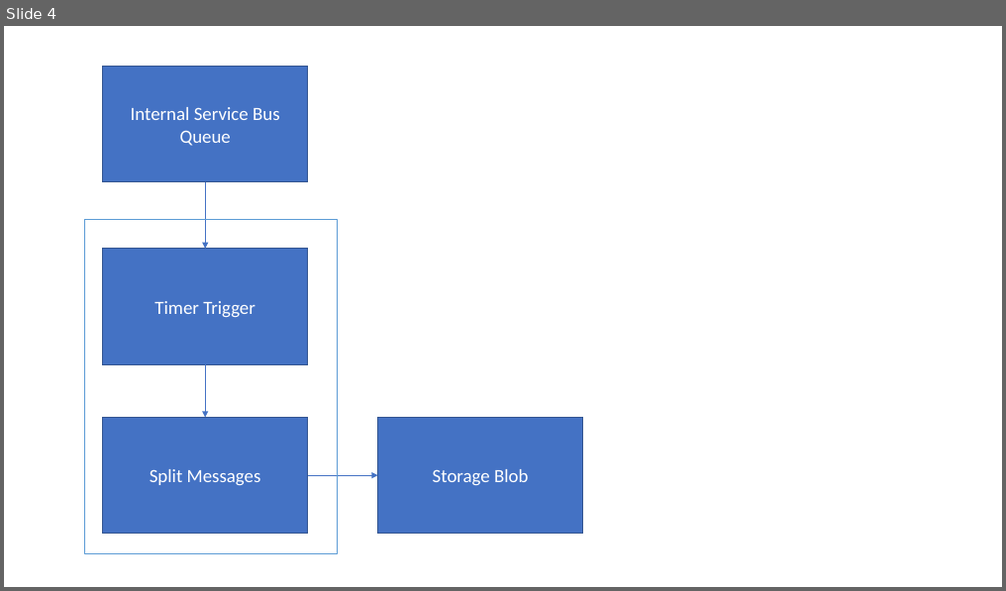
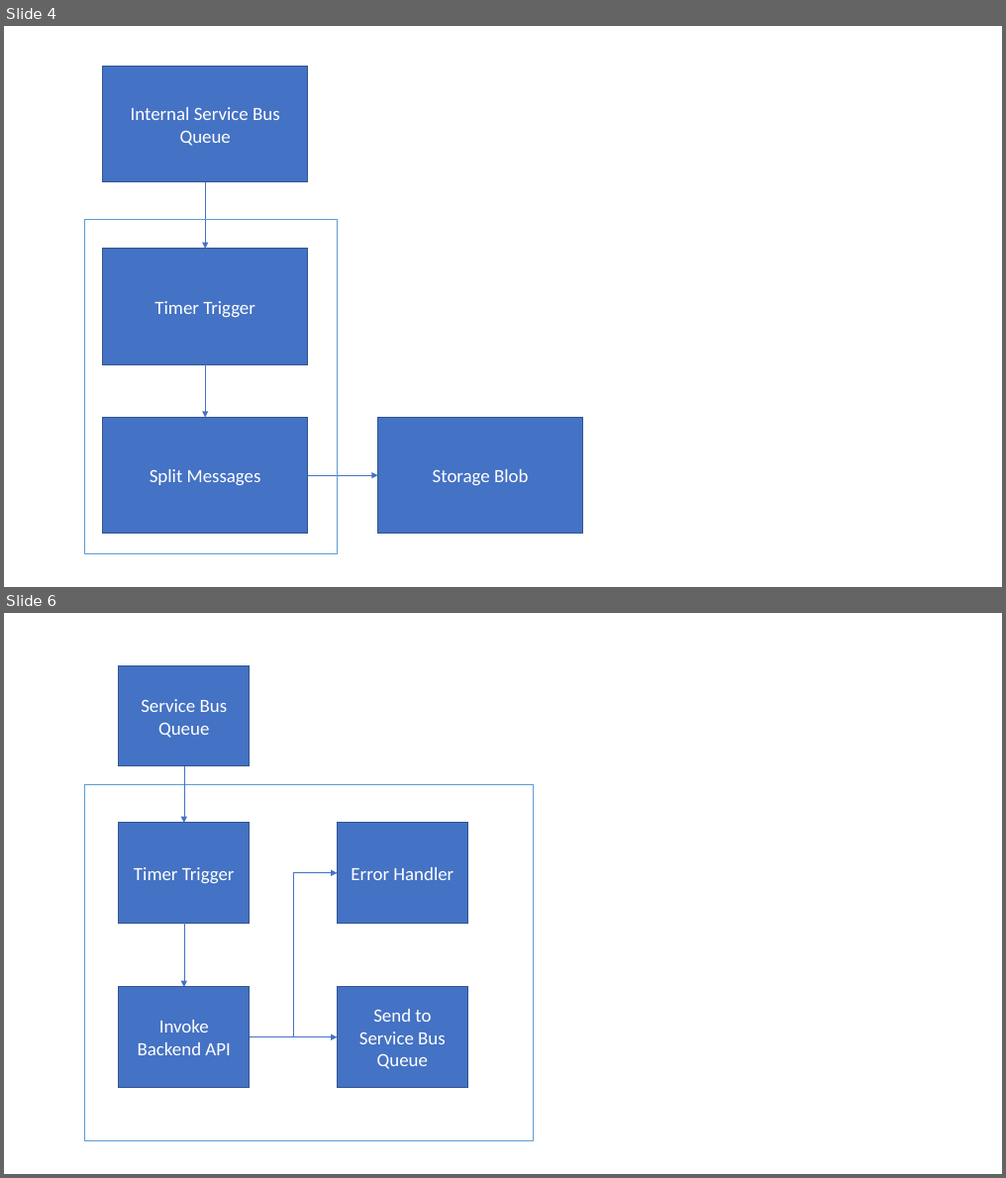
Before and after one commit to michael-chi/azure-eai, a slide deck: doc/contoso-receiver-adapter.pptx. Shown one above the other, each under a label of ours: slide 4 before the commit, slides 4 and 6 after it; the slides between them are not shown. The pictures are 1006x591 and 1006x1178 pixels, drawn with LibreOffice and Linux fonts; fonts in the diff are those of the drawing. Boxes give left, top, right and bottom in pixels: in the first picture for what was removed or moved away, otherwise in the second. Text is boxed around its words. In the diff, an @@ line names an element or a change of style, - is before the commit and + after.

```diff
--- a/doc/contoso-receiver-adapter.pptx
+++ b/doc/contoso-receiver-adapter.pptx
@@ slide 6 added at [4, 613, 1002, 1174], background #FFFFFF @@
@@ rectangle added at [119, 666, 250, 766], fill #4472C4, outline #325491 1 pt, 18 pt, text #FFFFFF @@
+Service Bus Queue
@@ rectangle added at [85, 785, 534, 1142], outline #5B9BD5 0.75 pt @@
@@ arrow added from (184, 766) to (184, 823), #4472C4 0.5 pt @@
@@ rectangle added at [119, 823, 250, 923], fill #4472C4, outline #325491 1 pt, 18 pt, text #FFFFFF @@
+Timer Trigger
@@ rectangle added at [338, 823, 468, 923], fill #4472C4, outline #325491 1 pt, 18 pt, text #FFFFFF @@
+Error Handler
@@ elbow arrow added from (250, 1038) to (338, 873), #4472C4 0.5 pt @@
@@ arrow added from (184, 924) to (184, 987), #4472C4 0.5 pt @@
@@ rectangle added at [119, 987, 250, 1087], fill #4472C4, outline #325491 1 pt, 18 pt, text #FFFFFF @@
+Invoke Backend API
@@ rectangle added at [338, 987, 468, 1087], fill #4472C4, outline #325491 1 pt, 18 pt, text #FFFFFF @@
+Send to Service Bus Queue
@@ arrow added from (250, 1038) to (338, 1038), #4472C4 0.5 pt @@
```
Also in this commit, not shown: 3 other slides added, 14 other files.
